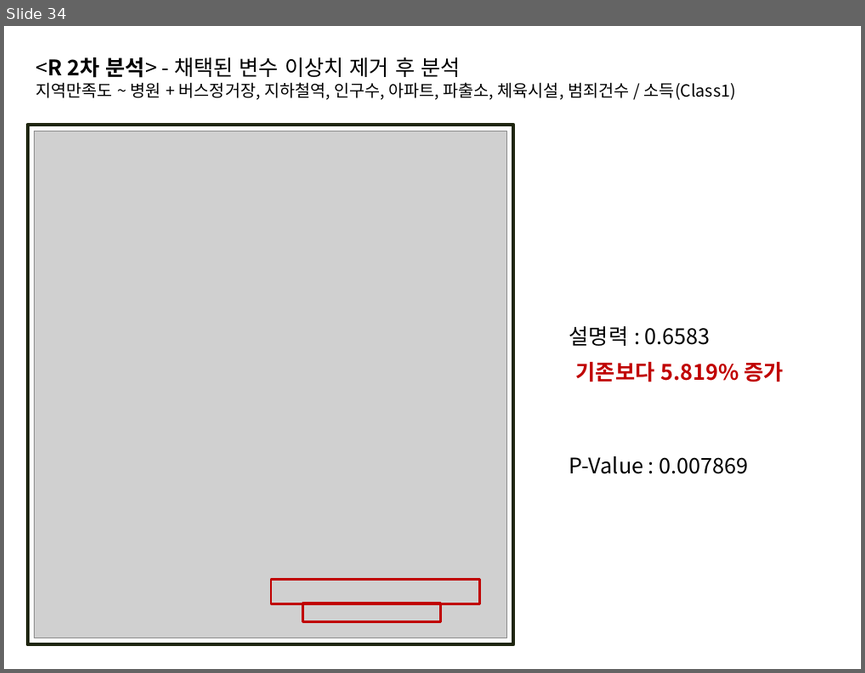
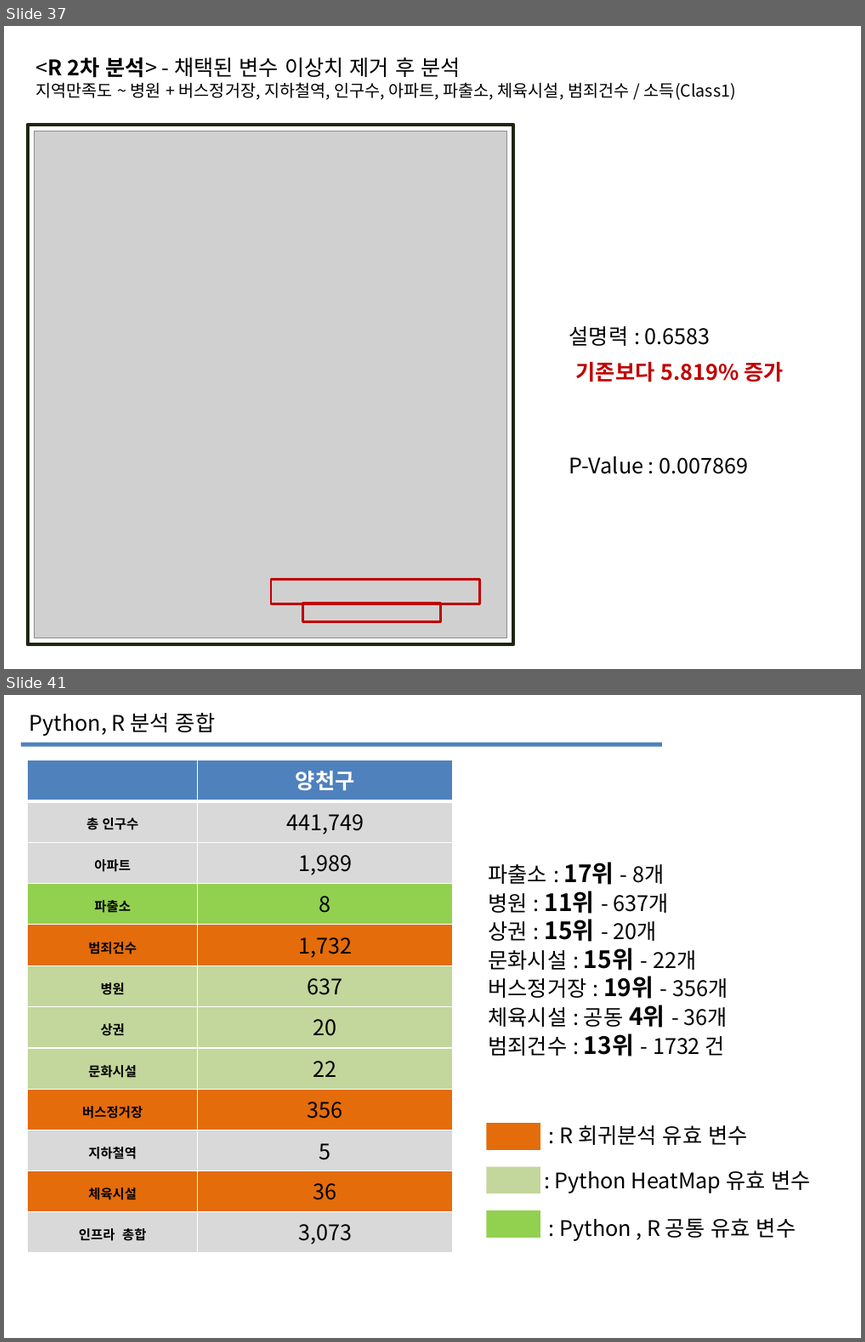
Before and after one commit to Dev1120/Team1Project, a slide deck: PPT구상/팀프로젝트_구상용.pptx. Shown one above the other, each under a label of ours: slide 34 before the commit, slides 37 and 41 after it; the slides between them are not shown. The pictures are 865x673 and 865x1342 pixels, drawn with LibreOffice and Linux fonts; fonts in the diff are those of the drawing; grey boxes stand for pictures. Boxes give left, top, right and bottom in pixels: in the first picture for what was removed or moved away, otherwise in the second. Text is boxed around its words. In the diff, an @@ line names an element or a change of style, - is before the commit and + after.

```diff
--- a/PPT구상/팀프로젝트_구상용.pptx
+++ b/PPT구상/팀프로젝트_구상용.pptx
@@ slide 41 added at bbox=[4, 695, 861, 1338], background #FFFFFF @@
@@ text added at bbox=[30, 713, 215, 736], 18 pt, text #000000 @@
+Python, R 분석 종합
@@ rectangle added at bbox=[21, 742, 662, 746], fill #4F81BD @@
@@ table added at bbox=[28, 760, 453, 1253], 12 rows, 2 columns @@
+ | 양천구
+총 인구수 | 441,749
+아파트 | 1,989
+파출소 | 8
+범죄건수 | 1,732
+병원 | 637
+상권 | 20
+문화시설 | 22
+버스정거장 | 356
+지하철역 | 5
+체육시설 | 36
+인프라 총합 | 3,073
@@ text added at bbox=[488, 862, 727, 1056], 18 pt, text #000000 @@
+파출소 : 17위 - 8개
+병원 : 11위 - 637개
+상권 : 15위 - 20개
+문화시설 : 15위 - 22개
+버스정거장 : 19위 - 356개
+체육시설 : 공동 4위 - 36개
+범죄건수 : 13위 - 1732 건
@@ group added at bbox=[487, 1123, 810, 1241]: 3 rectangles, 3 texts @@
+: Python HeatMap 유효 변수
+: R 회귀분석 유효 변수
+: Python , R 공통 유효 변수
@@ what was slide 34 is now slide 37 @@
```
Also in this commit, not shown: 7 slides changed, 7 other slides added, 7 slides removed.
